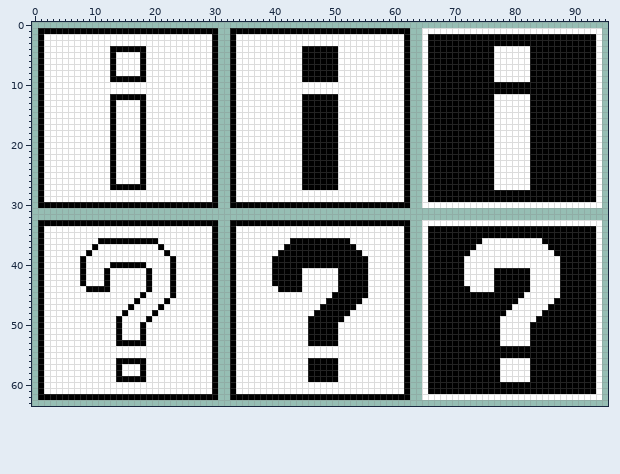
A pixel-art file gets an edit: assets/gui/main_gui_buttons.aseprite. Above: the version before the commit.
96x64 pixels, 1 frame.
The same view after the edit:
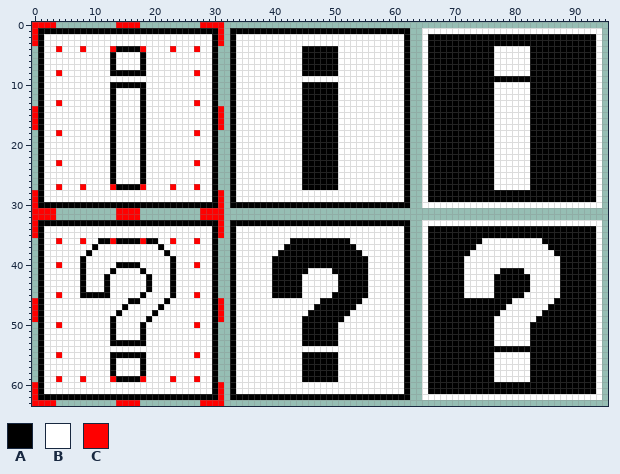
Palette (. is transparent): A #000000  B #ffffff  C #ff0000
The edit:
layer "Layer 1" added
Changed rows in their new state; - is an unchanged pixel.
Layers "Layer 1", "icon":
first column x 0:
 0 CCCC----------CCCC----------CCCC
 1 C------------------------------C
 2 C------------------------------C
 3 C------------------------------C
 4 ----C---C----C----C----C---C----
first column x 0:
 8 ----C---------AAAA---------C-------------------------------------------------------
 9 -------------BBBBBB--------------------------BBBBBB--------------------------AAAAAA
10 -------------AAAAAA--------------------------AAAAAA--------------------------BBBBBB
11 -------------A----A--------------------------AAAAAA--------------------------BBBBBB
12 --------------BBBB-----------------------------------------------------------------
13 ----C----------------------C-------------------------------------------------------
14 C------------------------------C---------------------------------------------------
15 C------------------------------C---------------------------------------------------
16 C------------------------------C---------------------------------------------------
17 C------------------------------C---------------------------------------------------
18 ----C----------------------C-------------------------------------------------------
first column x 4:
23 C----------------------C
first column x 0:
27 ----C---C----C----C----C---C----
28 C------------------------------C
29 C------------------------------C
30 C------------------------------C
31 CCCC----------CCCC----------CCCC
32 CCCC----------CCCC----------CCCC
33 C------------------------------C
34 C------------------------------C
35 C------------------------------C
36 ----C---C----C----C----C---C----
first column x 0:
40 ----C--------B----B--------C-------------------------------------------------------
41 ------------BA----AB-------------------------A----A--------------------------B----B
44 --------ABBB----------------------------A-------------------------------B----------
45 ----C---AAAAA--------------C------------AAAAA---------------------------BBBBB------
46 C---------------A--------------C----------------A-------------------------------B--
47 C--------------AB--------------C---------------A-------------------------------B---
48 C-------------AB---------------C--------------A-------------------------------B----
49 C------------AB----------------C-------------A-------------------------------B-----
50 ----C--------AB------------C-----------------A-------------------------------B-----
51 -------------AB------------------------------A-------------------------------B-----
52 -------------AB------------------------------A-------------------------------B-----
53 -------------A-------------------------------A-------------------------------B-----
55 ----C--------AAAAAA--------C-----------------AAAAAA--------------------------BBBBBB
56 -------------ABBBB---------------------------A-------------------------------B-----
57 -------------AB------------------------------A-------------------------------B-----
58 -------------AB------------------------------A-------------------------------B-----
59 ----C---C----C----C----C---C-----------------A-------------------------------B-----
60 C------------------------------C---------------------------------------------------
61 C------------------------------C---------------------------------------------------
62 C------------------------------C---------------------------------------------------
63 CCCC----------CCCC----------CCCC---------------------------------------------------
